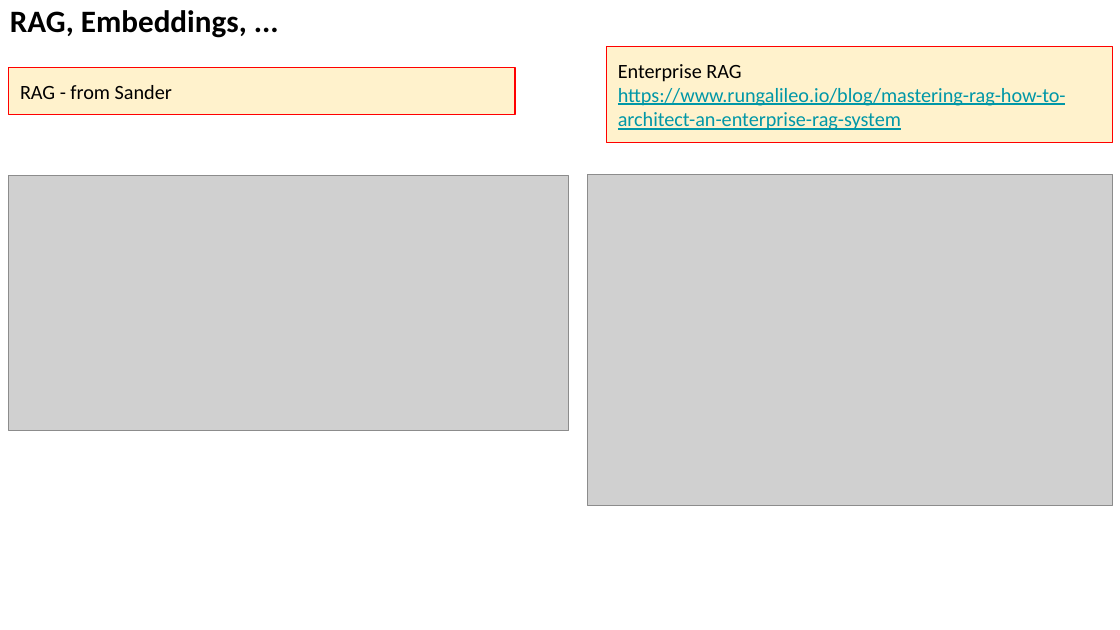
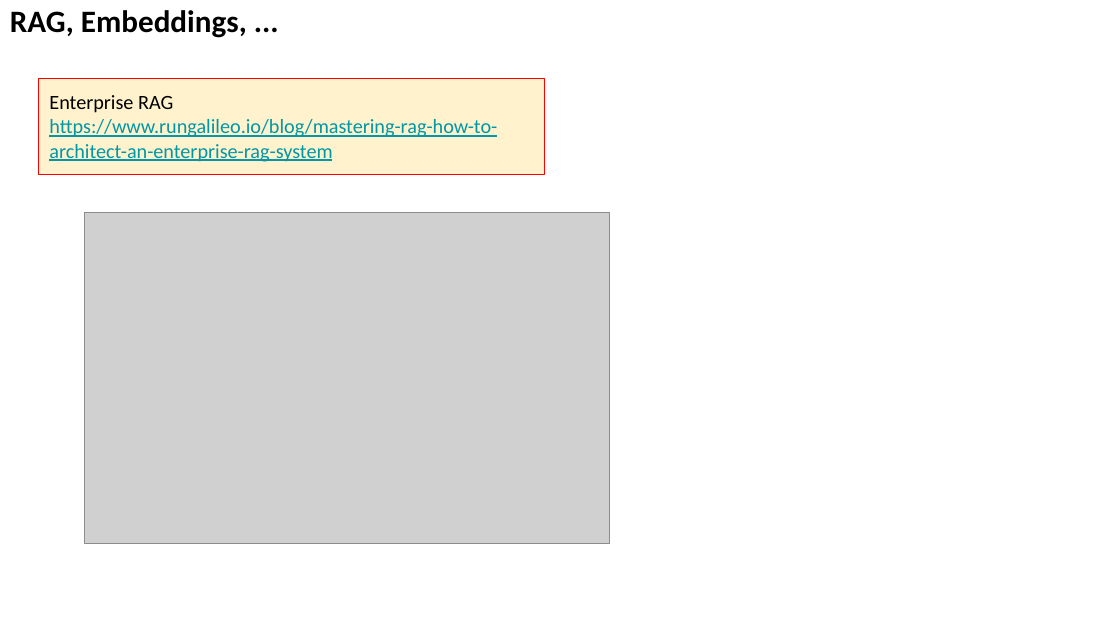
Before and after one commit to lselector/seminar, a slide deck: slide 22 of 2024/2024-03-15-AI-Updates.pptx (slide 20 before the commit). Drawn at 1120x630 pixels with LibreOffice and Linux fonts; fonts in the diff are those of the drawing; grey boxes stand for pictures. Boxes give left, top, right and bottom in pixels: in the first picture for what was removed or moved away, otherwise in the second. Text is boxed around its words. In the diff, an @@ line names an element or a change of style, - is before the commit and + after.

```diff
--- a/2024/2024-03-15-AI-Updates.pptx
+++ b/2024/2024-03-15-AI-Updates.pptx
@@ rectangle removed at (x1=9, y1=68, x2=515, y2=115) @@
-RAG - from Sander
@@ rectangle "Enterprise RAG https://www.rungalileo.io/blog/mastering-rag- ..." moved from (x1=607, y1=47, x2=1113, y2=143) to (x1=38, y1=78, x2=544, y2=175) @@
@@ picture removed at (x1=9, y1=176, x2=569, y2=431) @@
@@ picture moved from (x1=587, y1=175, x2=1112, y2=506) to (x1=84, y1=213, x2=609, y2=544) @@
```
Also in this commit, not shown: 10 other slides changed, 1 slide added.
